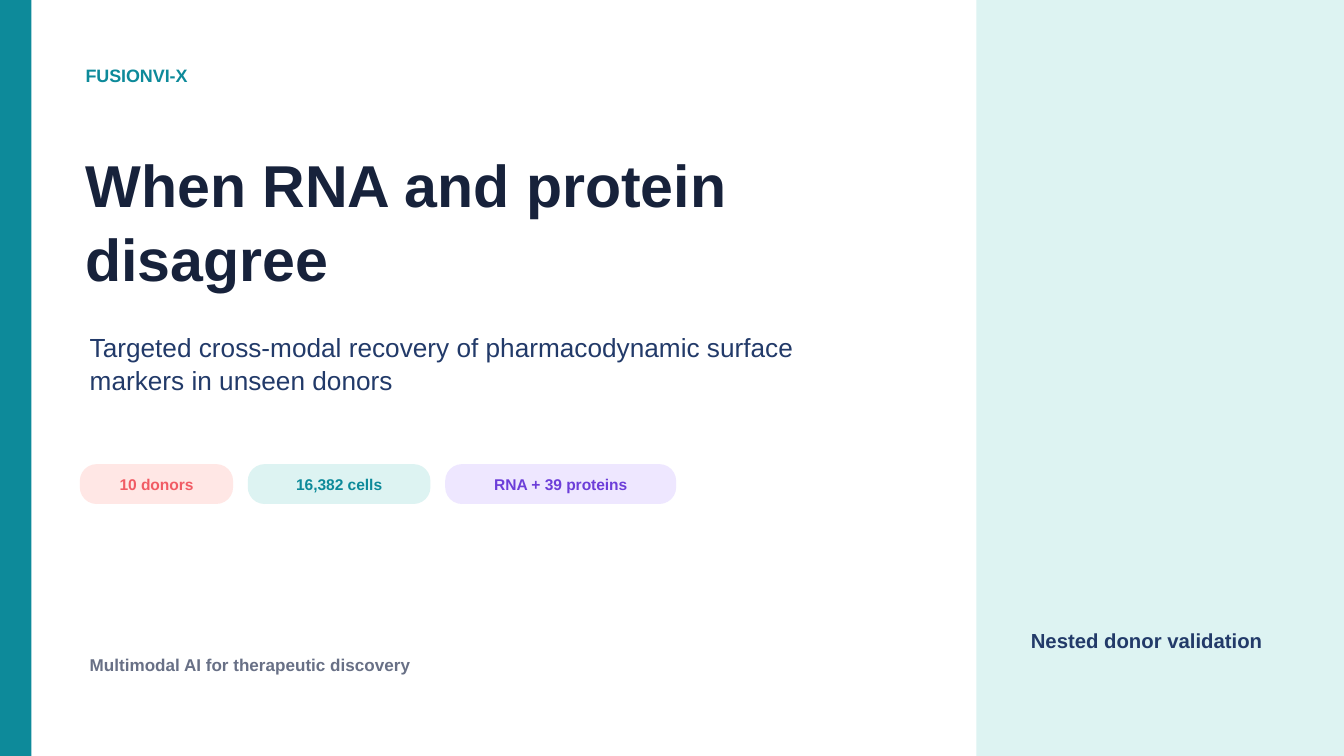
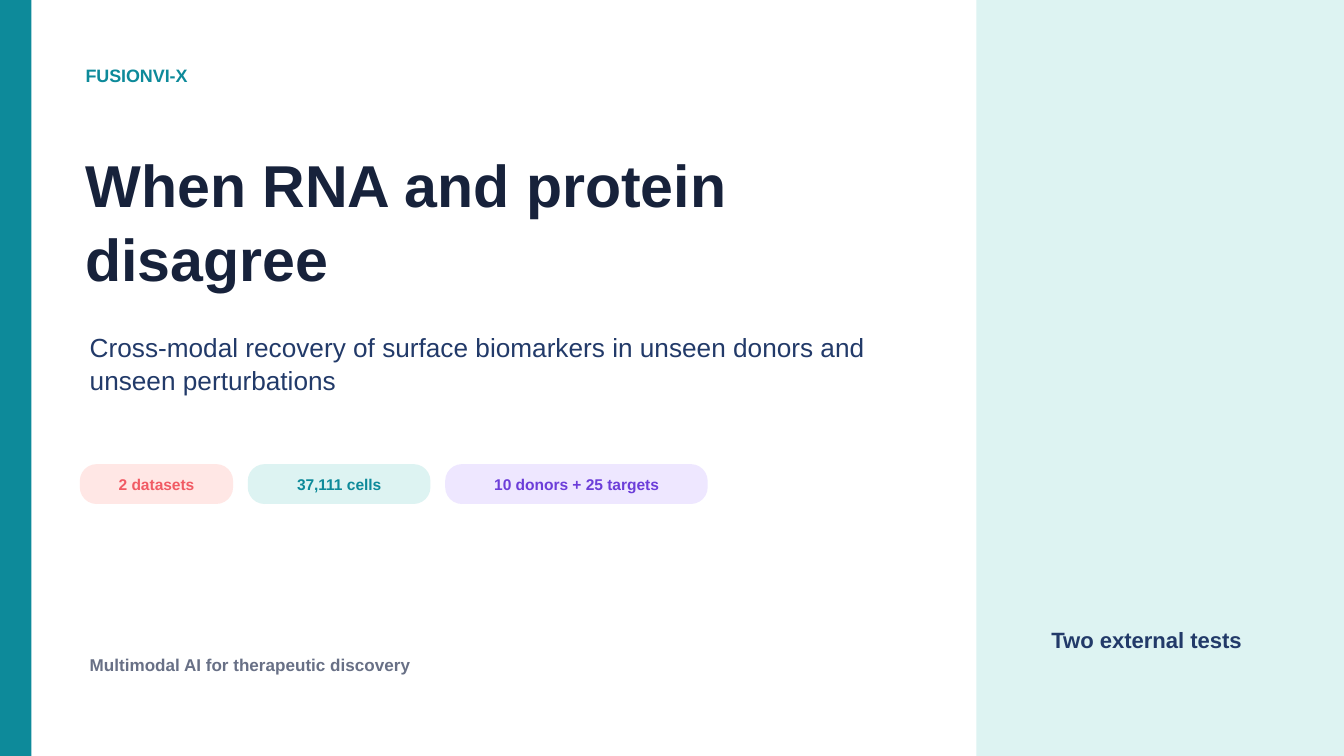
Before and after one commit to nazirad19/FusionVI, a slide deck: slide 1 of deliverables/FusionVI-X_Final_Project_Presentation.pptx. Drawn at 1344x756 pixels with LibreOffice and Linux fonts; fonts in the diff are those of the drawing. Boxes give left, top, right and bottom in pixels: in the first picture for what was removed or moved away, otherwise in the second. Text is boxed around its words. In the diff, an @@ line names an element or a change of style, - is before the commit and + after.

Commit message:
Add Papalexi target-held-out validation

```diff
--- a/deliverables/FusionVI-X_Final_Project_Presentation.pptx
+++ b/deliverables/FusionVI-X_Final_Project_Presentation.pptx
@@ text at [90,338,864,396]: text changed @@
-Targeted cross-modal recovery of pharmacodynamic surface markers in unseen donors
+Cross-modal recovery of surface biomarkers in unseen donors and unseen perturbations
@@ text at [119,479,195,490]: text changed @@
-10 donors
+2 datasets
@@ text at [297,478,381,493]: text changed @@
-16,382 cells
+37,111 cells
@@ rounded rectangle: place and size @@
-rounded rectangle at [446,464,677,504]
+rounded rectangle at [446,464,708,504]
@@ text at [494,478,659,494]: text changed @@
-RNA + 39 proteins
+10 donors + 25 targets
@@ text at [1051,632,1241,648]: text changed; size 14.5 to 15.8 pt @@
-Nested donor validation
+Two external tests
```
Also in this commit, not shown: 4 other slides changed, 2 slides added, 2 slides removed, 27 other files.
